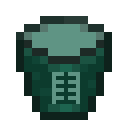
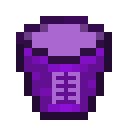
Layered file, before and after one edit (128px x 128px). Changes by layer:
added layer "Linked Bucket Main" above "Linked Window" over [16, 16, 112, 120]
added layer "Linked Window" above "Linked Inside" over [52, 72, 80, 104]
added layer "Linked Inside" above "Bucket Main bind" over [32, 24, 96, 56]
renamed "Bucket" to "Bucket Main", hid it over [16, 16, 112, 120]
hid "Window" over [52, 72, 80, 104]
hid "Inside" over [32, 24, 96, 56]
